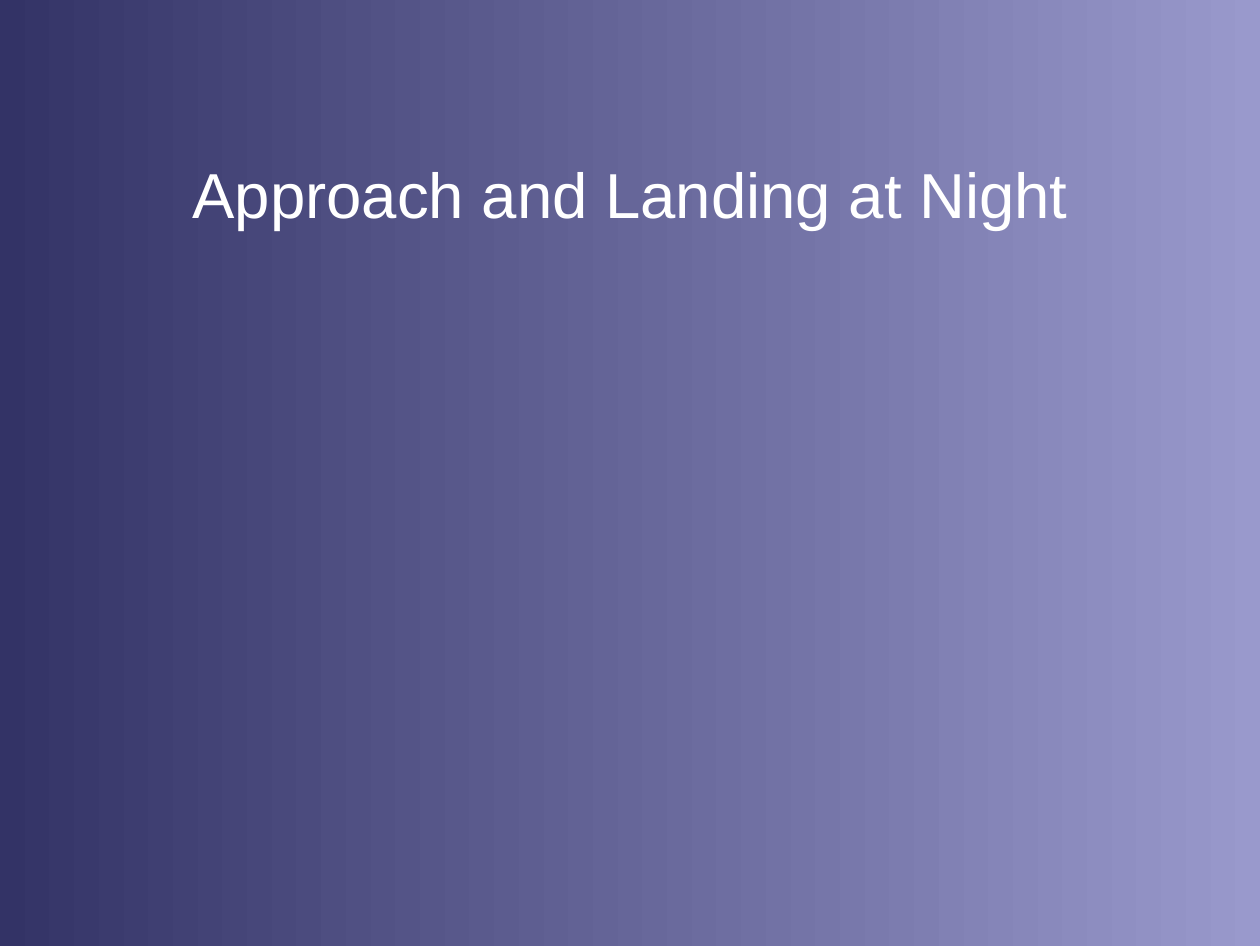
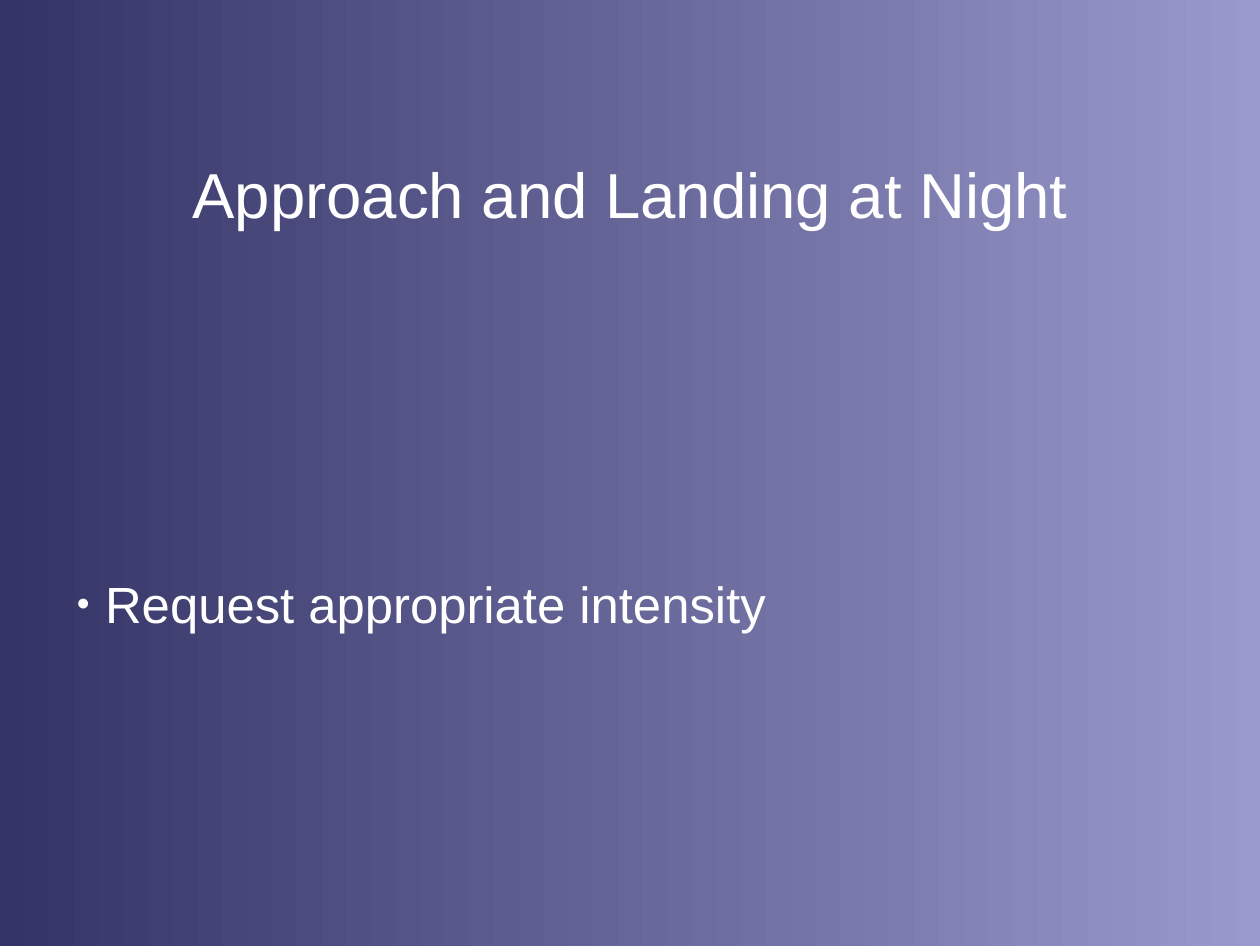
Before and after one commit to stephanheinemann/flight, a slide deck: slide 11 of FI/NightFlying/NightFlying.odp. Drawn at 1260x946 pixels with LibreOffice and Linux fonts; fonts in the diff are those of the drawing; background and template pictures are left out. Boxes give left, top, right and bottom in pixels: in the first picture for what was removed or moved away, otherwise in the second. Text is boxed around its words. In the diff, an @@ line names an element or a change of style, - is before the commit and + after.

Commit message:
extended night flying presentation

```diff
--- a/FI/NightFlying/NightFlying.odp
+++ b/FI/NightFlying/NightFlying.odp
@@ text added at [105,586,765,633], 32 pt, text #FFFFFF @@
+● Request appropriate intensity
```
Also in this commit, not shown: 6 other slides changed, 1 slide added, 1 slide removed, 21 other files.
